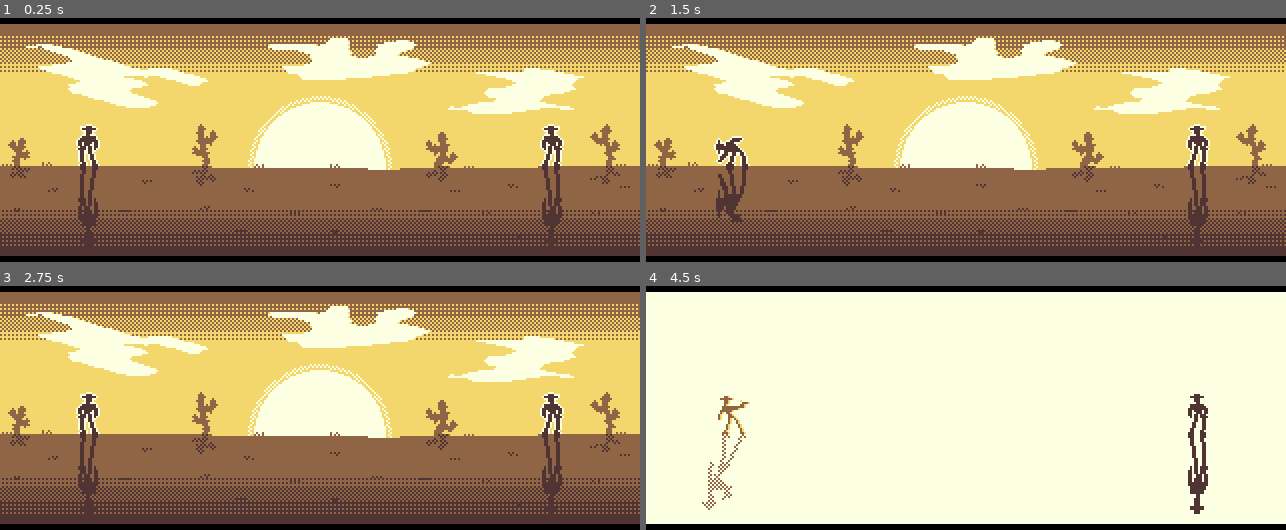
Above: before the commit, frames 1-4 (two rows, left to right).
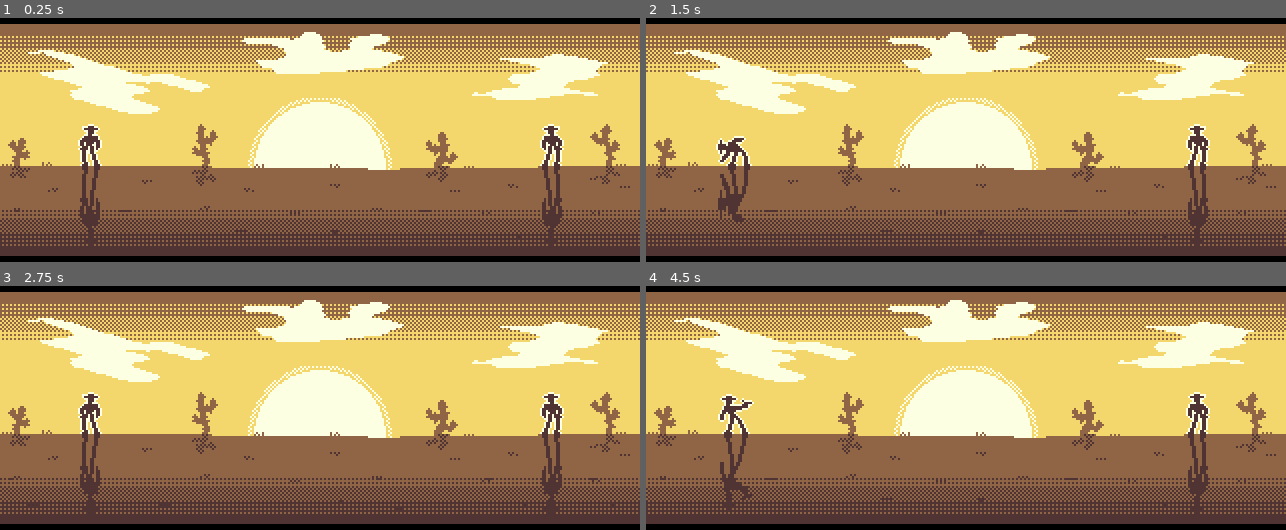
Above: after the commit, the same moments.

Repository: t3chno8uddha/it-s-a-mild-mild-mild-mild-west
Game: Godot game, scene res://nodes/gameplay.gd.tscn
Same seed, same stepped clock (60 frames per second), same inputs: the game is played once before the commit and once after it.
Inputs:
- Up to frame 1 (0.25 s): no input
- Up to frame 2 (1.5 s): tap Enter at 0.5 s; tap D (1_dodge) at 0.6 s; tap F (1_fire) at 0.8, 1.35 s
- Up to frame 3 (2.75 s): tap K (2_dodge) at 1.55, 2.1 s; tap Space at 2 s; tap J (2_fire) at 2.3 s
- Up to frame 4 (4.5 s): tap J (2_fire) at 2.85 s; tap D (1_dodge) at 3.05, 3.6 s; tap Enter at 3.5 s; tap F (1_fire) at 3.8, 4.35 s

The runs differ from the first frame. In frame 1, 6.7% of the frame differs, in the area x 4-95%, y 5-94%; in frame 2, 6.6%; in frame 3, 24%; in frame 4, 82%, in the area x 0-100%, y 2-98%.

Commit message:
fixed bug where two players shooting each other meant two points for one

Diff:
--- a/code/game.gd
+++ b/code/game.gd
@@ -22,6 +22,11 @@
 @export var fire_effects = []
 @export var hammer_effects = []
 @export var dodge_effect = []
+@export var thud_effect = []
+
+@export var t_timer = 0.75
+var timed = false
+
 
 func _ready():
 	fire_effects = [
@@ -35,6 +40,7 @@
 		preload("res://assets/sfx/hammer/hammer_3.mp3"),
 	]
 	dodge_effect = [ preload("res://assets/sfx/dodge.mp3") ]
+	thud_effect = [ preload("res://assets/sfx/thud.mp3") ]
 
 func _process(_delta):
 	_get_input("1")
@@ -42,6 +48,18 @@
 
 	_animate("1")
 	_animate("2")
+
+	if !timed: _flip()
+
+func _flip():
+	timed = true
+	await get_tree().create_timer(t_timer).timeout
+
+	$environment_bg/sun.flip_h = !$environment_bg/sun.flip_h
+	$environment_bg/ground_d.flip_h = !$environment_bg/ground_d.flip_h
+	$environment_bg/sky_d.flip_h = !$environment_bg/sky_d.flip_h
+
+	timed = false
 
 func _animate(p_num):
 	var s
@@ -79,7 +97,7 @@
 				p_action = p_num+"_fire"
 				_cooldown(p_num, p_action)
 
-				if action == "":	action = p_action
+				if action == "": action = p_action
 
 			elif Input.is_action_just_pressed(p_num+"_dodge"):
 				print (p_num + " dodged")
@@ -90,13 +108,10 @@
 				p_action = p_num+"_dodge"
 				_cooldown(p_num, p_action)
 
-				if action == "":	action = p_action
+				if action == "": action = p_action
 
 			elif Input.is_action_just_pressed(p_num+"_fire"):
 				_sfx_play(hammer_effects)
-
-	#if action != "" and !action_playing:
-	#	_showdown()
 
 func _sfx_play(sfx):
 	var player = AudioStreamPlayer2D.new()
@@ -110,32 +125,48 @@
 func _cooldown(p_num, p_action):
 	p_cooldown[p_num] = true
 
-	await get_tree().create_timer(t_window).timeout
-
-	if action != "" and !action_playing:
+	if !action_playing:
+		action_playing = true
+
+		await get_tree().create_timer(t_window).timeout
+
 		match action:
 			"1_fire":
+				print (action)
 				if p["2"] != p_status.dodged:	_hit("2", "1")
 			"2_fire":
+				print (action)
 				if p["1"] != p_status.dodged:	_hit("1", "2")
 
 			"1_dodge":
+				print (action)
 				if p["2"] == p_status.fired:	_hit("1", "2")
 			"2_dodge":
+				print (action)
 				if p["1"] == p_status.fired:	_hit("2", "1")
+
+		action_playing = false
 
 	await get_tree().create_timer(t_cooldown - t_window).timeout
 
 	if !game_over:
 		if p_ammo[p_num] == 0:
+			game_over = true
+			await get_tree().create_timer(t_cooldown).timeout
+
+			var w_id
+
+			if p_num == "1": w_id = "2"
+			else: w_id = "1"
+
+			p_score[w_id] += 1
+			p[w_id] = p_status.idle
+
 			p[p_num] = p_status.empty
-
-			game_over = true
-
-			await get_tree().create_timer(t_cooldown).timeout
 			print (p_num + " is out")
 
 			_game_over()
+
 			return
 
 		p_cooldown[p_num] = false
@@ -147,17 +178,20 @@
 		action_playing = false
 
 func _hit(p_num, w_id):
-	game_over = true
-
-	p_score[w_id] += 1
-
-	await get_tree().create_timer(t_cooldown).timeout
-	print (p_num + " is dead")
-
-	p[p_num] = p_status.dead
-	_game_over()
+	if !game_over:
+		game_over = true
+		p_score[w_id] += 1
+
+		await get_tree().create_timer(t_cooldown).timeout
+		print (p_num + " is dead")
+
+		p[p_num] = p_status.dead
+
+		_game_over()
 
 func _game_over():
+	_sfx_play(thud_effect)
+
 	await get_tree().create_timer(t_fade).timeout
 
 	$score.text = str(p_score["1"]) + " - " + str(p_score["2"])
--- a/code/sun.gd
+++ /dev/null
@@ -1,14 +0,0 @@
-extends Sprite2D
-
-@export var t_timer = 0.75
-var timed = false
-
-func _process(_delta):
-	if !timed: _flip()
-
-func _flip():
-	timed = true
-	await get_tree().create_timer(t_timer).timeout
-
-	flip_h = !flip_h
-	timed = false
--- a/icon.svg
+++ /dev/null
@@ -1 +0,0 @@
-<svg height="128" width="128" xmlns="http://www.w3.org/2000/svg"><rect x="2" y="2" width="124" height="124" rx="14" fill="#363d52" stroke="#212532" stroke-width="4"/><g transform="scale(.101) translate(122 122)"><g fill="#fff"><path d="M105 673v33q407 354 814 0v-33z"/><path d="m105 673 152 14q12 1 15 14l4 67 132 10 8-61q2-11 15-15h162q13 4 15 15l8 61 132-10 4-67q3-13 15-14l152-14V427q30-39 56-81-35-59-83-108-43 20-82 47-40-37-88-64 7-51 8-102-59-28-123-42-26 43-46 89-49-7-98 0-20-46-46-89-64 14-123 42 1 51 8 102-48 27-88 64-39-27-82-47-48 49-83 108 26 42 56 81zm0 33v39c0 276 813 276 814 0v-39l-134 12-5 69q-2 10-14 13l-162 11q-12 0-16-11l-10-65H446l-10 65q-4 11-16 11l-162-11q-12-3-14-13l-5-69z" fill="#478cbf"/><path d="M483 600c0 34 58 34 58 0v-86c0-34-58-34-58 0z"/><circle cx="725" cy="526" r="90"/><circle cx="299" cy="526" r="90"/></g><g fill="#414042"><circle cx="307" cy="532" r="60"/><circle cx="717" cy="532" r="60"/></g></g></svg>
--- a/nodes/gameplay.gd.tscn
+++ b/nodes/gameplay.gd.tscn
@@ -1,19 +1,22 @@
-[gd_scene load_steps=18 format=3 uid="uid://chm7lsmrtbteh"]
+[gd_scene load_steps=21 format=3 uid="uid://chm7lsmrtbteh"]
 
 [ext_resource type="Script" path="res://code/game.gd" id="1_8mbv1"]
 [ext_resource type="Texture2D" uid="uid://do4cvj6dqciiw" path="res://assets/2d/environment/env_sky.png" id="2_4ukku"]
 [ext_resource type="Texture2D" uid="uid://0nie14onweff" path="res://assets/2d/environment/env_sun.png" id="3_8g53a"]
-[ext_resource type="Script" path="res://code/sun.gd" id="4_3eu5o"]
-[ext_resource type="Texture2D" uid="uid://b3be0aw1fka57" path="res://assets/2d/environment/env_clouds.png" id="5_bwmid"]
+[ext_resource type="Texture2D" uid="uid://cv1ai6dg28wk6" path="res://assets/2d/environment/env_sky_d.png" id="3_suan0"]
+[ext_resource type="Texture2D" uid="uid://byhxkguu3xxy" path="res://assets/2d/environment/clouds/cloud_1.png" id="5_lvcsv"]
 [ext_resource type="Texture2D" uid="uid://dwg3060ltb8cy" path="res://assets/2d/environment/env_ground.png" id="6_dvbg7"]
+[ext_resource type="Texture2D" uid="uid://dfa4qxbu8gamy" path="res://assets/2d/environment/clouds/cloud_2.png" id="6_hamrl"]
 [ext_resource type="Texture2D" uid="uid://bowfoatd0lgc0" path="res://assets/2d/environment/env_backdrop.png" id="7_4kut0"]
+[ext_resource type="Texture2D" uid="uid://cmdq7kk73t56n" path="res://assets/2d/environment/clouds/cloud_3.png" id="7_7cou4"]
 [ext_resource type="Texture2D" uid="uid://b25w4vkk6yjg" path="res://assets/2d/environment/env_grass.png" id="8_oovwd"]
 [ext_resource type="Texture2D" uid="uid://cpq12vml8o75t" path="res://assets/2d/environment/env_flash.png" id="9_4oidt"]
+[ext_resource type="Texture2D" uid="uid://byw6138iiifra" path="res://assets/2d/environment/env_ground_d.png" id="10_cv04f"]
 [ext_resource type="Texture2D" uid="uid://h5ivhbyxndyj" path="res://assets/2d/cowboy.png" id="10_vcmm1"]
 [ext_resource type="Texture2D" uid="uid://dh26cevh08y5t" path="res://assets/2d/fade.png" id="11_go2d0"]
 [ext_resource type="Texture2D" uid="uid://b2j0kuf1gyp8d" path="res://assets/2d/environment/env_bar.png" id="11_w4imi"]
 [ext_resource type="FontFile" uid="uid://ba6m8n7vv6hy2" path="res://assets/fonts/KiwiSoda.ttf" id="12_bqisi"]
-[ext_resource type="AudioStream" uid="uid://c45oac6h88odd" path="res://assets/bgm/Western Streets.mp3" id="13_end7l"]
+[ext_resource type="AudioStream" uid="uid://c5n2d322yig2n" path="res://assets/bgm/two-guns-one-destiny.mp3" id="15_mlag0"]
 
 [sub_resource type="LabelSettings" id="LabelSettings_a17q8"]
 font = ExtResource("12_bqisi")
@@ -26,8 +29,6 @@
 
 [node name="gameplay" type="Node"]
 script = ExtResource("1_8mbv1")
-t_flash = 0.075
-fire_effects = [null, null, null]
 
 [node name="camera" type="Camera2D" parent="."]
 
@@ -37,19 +38,38 @@
 texture_filter = 1
 texture = ExtResource("2_4ukku")
 
+[node name="sky_d" type="Sprite2D" parent="environment_bg"]
+texture_filter = 1
+texture = ExtResource("3_suan0")
+
 [node name="sun" type="Sprite2D" parent="environment_bg"]
 texture_filter = 1
 texture = ExtResource("3_8g53a")
-script = ExtResource("4_3eu5o")
-t_timer = 0.5
 
-[node name="clouds" type="Sprite2D" parent="environment_bg"]
+[node name="clouds" type="Node" parent="environment_bg"]
+
+[node name="cloud_1" type="Sprite2D" parent="environment_bg/clouds"]
 texture_filter = 1
-texture = ExtResource("5_bwmid")
+position = Vector2(-101, -29)
+texture = ExtResource("5_lvcsv")
+
+[node name="cloud_2" type="Sprite2D" parent="environment_bg/clouds"]
+texture_filter = 1
+position = Vector2(2, -44)
+texture = ExtResource("6_hamrl")
+
+[node name="cloud_3" type="Sprite2D" parent="environment_bg/clouds"]
+texture_filter = 1
+position = Vector2(110, -32)
+texture = ExtResource("7_7cou4")
 
 [node name="ground" type="Sprite2D" parent="environment_bg"]
 texture_filter = 1
 texture = ExtResource("6_dvbg7")
+
+[node name="ground_d" type="Sprite2D" parent="environment_bg"]
+texture_filter = 1
+texture = ExtResource("10_cv04f")
 
 [node name="backdrop" type="Sprite2D" parent="environment_bg"]
 texture_filter = 1
@@ -66,7 +86,7 @@
 
 [node name="player_1" type="Sprite2D" parent="."]
 texture_filter = 1
-position = Vector2(-116, 13)
+position = Vector2(-115, 13)
 texture = ExtResource("10_vcmm1")
 offset = Vector2(0, 8)
 hframes = 6
@@ -86,17 +106,18 @@
 texture = ExtResource("11_go2d0")
 
 [node name="score" type="Label" parent="."]
-offset_left = -160.0
-offset_top = -90.0
-offset_right = 160.0
-offset_bottom = 90.0
+offset_left = -33.0
+offset_top = -19.0
+offset_right = 33.0
+offset_bottom = 14.0
 text = "0 - 0"
 label_settings = SubResource("LabelSettings_a17q8")
 horizontal_alignment = 1
 vertical_alignment = 1
 
 [node name="bgm_player" type="AudioStreamPlayer2D" parent="."]
-stream = ExtResource("13_end7l")
+stream = ExtResource("15_mlag0")
+autoplay = true
 
 [node name="environment_fg" type="Node" parent="."]
 
--- a/project.godot
+++ b/project.godot
@@ -13,7 +13,6 @@
 config/name="GameJim"
 run/main_scene="res://nodes/gameplay.gd.tscn"
 config/features=PackedStringArray("4.2", "Forward Plus")
-config/icon="res://icon.svg"
 
 [display]
 
Binary file changed: assets/2d/cowboy.png
Binary file added: assets/2d/environment/clouds/cloud_1.png
Not shown, added: assets/2d/environment/clouds/cloud_1.png.import
Binary file added: assets/2d/environment/clouds/cloud_2.png
Not shown, added: assets/2d/environment/clouds/cloud_2.png.import
Binary file added: assets/2d/environment/clouds/cloud_3.png
Not shown, added: assets/2d/environment/clouds/cloud_3.png.import
Binary file removed: assets/2d/environment/env_clouds.png
Not shown, removed: assets/2d/environment/env_clouds.png.import
Binary file changed: assets/2d/environment/env_ground.png
Binary file added: assets/2d/environment/env_ground_d.png
Not shown, added: assets/2d/environment/env_ground_d.png.import
(and 13 more such lines)
